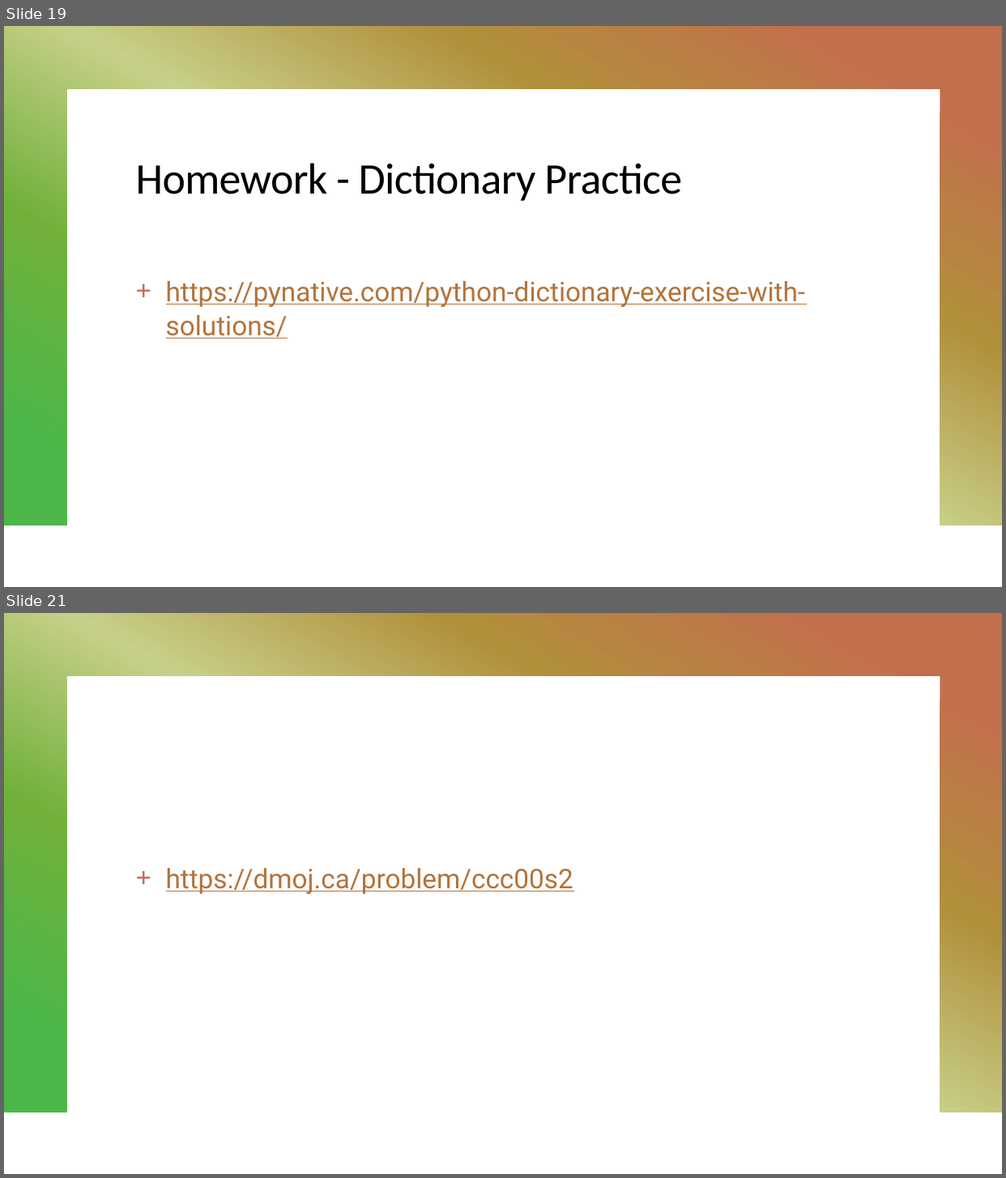
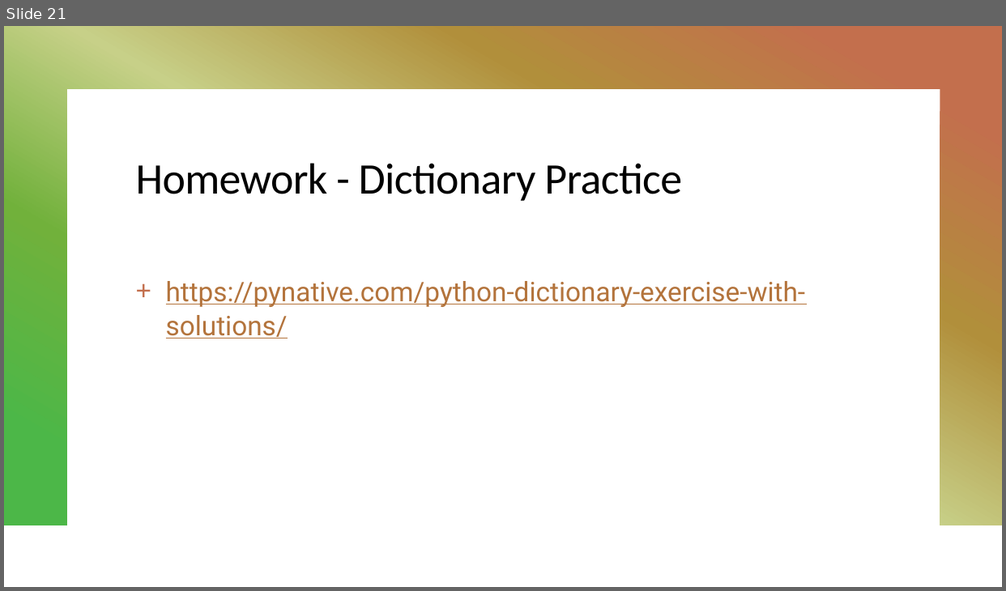
Before and after one commit to KarinaSang/Teaching, a slide deck: CCC_Junior/Week1/Week1.pptx. Shown one above the other, each under a label of ours: slides 19 and 21 before the commit, slide 21 after it; the slides between them are not shown. The pictures are 1006x1178 and 1006x591 pixels, drawn with LibreOffice and Linux fonts; fonts in the diff are those of the drawing. Boxes give left, top, right and bottom in pixels: in the first picture for what was removed or moved away, otherwise in the second. Text is boxed around its words. In the diff, an @@ line names an element or a change of style, - is before the commit and + after.

```diff
--- a/CCC_Junior/Week1/Week1.pptx
+++ b/CCC_Junior/Week1/Week1.pptx
@@ slide 21 removed at box(4, 613, 1002, 1174), background #FFFFFF; not listed: 1 template element that a slide beside it also shows @@
@@ text removed at box(166, 868, 573, 894) @@
-+ https://dmoj.ca/problem/ccc00s2
@@ what was slide 19 is now slide 21 @@
```
Also in this commit, not shown: 2 slides added, 1 other slide removed, 22 other files.
